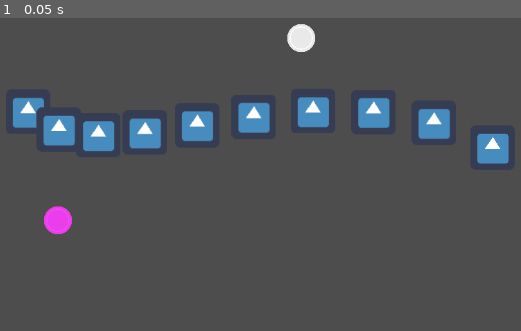
Above: before the commit, frame 1.
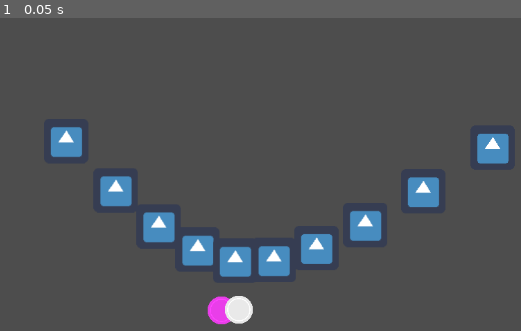
Above: after the commit, the same moment.

Repository: LettucePie/persephone
Game: Godot game, scene res://testing/bez_func.tscn
Two runs of this game, one before a commit and one after it. Both use one fixed random seed, a clock stepped at 60 frames per second and the inputs below. This scene is started directly instead of the project's main scene. The engine's default icon, where the game draws it, is replaced by a stand-in: a white triangle on a blue panel in a dark square.
Inputs:
- Up to frame 1 (0.05 s): no input

The runs differ from the first frame. In frame 1, 11% of the frame differs, in the area x 2-87%, y 1-99%.

Commit message:
Testing optimizations, probably going to dumb down the leafmaker

Diff:
--- a/design/leaf_area.gd
+++ b/design/leaf_area.gd
@@ -84,7 +84,7 @@
 
 
 func get_closest_central_point(pos : Vector2):
-	print("Searching for closest Central Point to pos: ", pos)
+#	print("Searching for closest Central Point to pos: ", pos)
 	if central_points.size() > 0:
 		var closest_point : Vector2 = central_points[0]["point"]
 		var compare_distance = get_window().get_size().length() * 2.0
@@ -93,7 +93,7 @@
 			if dist < compare_distance:
 				compare_distance = dist
 				closest_point = cen_point["point"]
-		print("Returning Central Point: ", closest_point)
+#		print("Returning Central Point: ", closest_point)
 		return closest_point
 
 
--- a/design/leafmaker_canvas.gd
+++ b/design/leafmaker_canvas.gd
@@ -535,13 +535,13 @@
 	leafpoint.visual_node.translate(relative)
 	if symmetry_mode:
 		if leafpoint.symmetry:
-			print("Moving Symm Pair")
+#			print("Moving Symm Pair")
 			var new_pos = leafpoint.visual_node.position
 			if leafpoint.side_a:
-				print("Side A")
+#				print("Side A")
 				new_pos.x = clamp(new_pos.x, 0, leaf_origin.position.x)
 			else:
-				print("Side B")
+#				print("Side B")
 				new_pos.x = clamp(new_pos.x, leaf_origin.position.x, screen_size.x)
 			var difference = leaf_origin.position.x - new_pos.x
 			var mirror_pos = new_pos
@@ -550,7 +550,7 @@
 			leafpoint.symmetry_pair.set_position(mirror_pos)
 			update_round_neighbors(leafpoint.symmetry_pair)
 		elif leafpoint.midpoint:
-			print("Moving Midpoint")
+#			print("Moving Midpoint")
 			leafpoint.visual_node.position.x = leaf_origin.position.x
 	leaf_curve.set_point_position(leafpoint.curve_index, leafpoint.visual_node.position)
 	update_round_neighbors(leafpoint)
@@ -586,7 +586,7 @@
 
 func map_leaf_veins():
 	vein_paths.clear()
-	print("Find Highest Point from Origin")
+#	print("Find Highest Point from Origin")
 	var baked_points = leaf_curve.get_baked_points()
 	var origin_pos : Vector2 = leaf_origin.position
 	var high_center = origin_pos
@@ -594,7 +594,7 @@
 		if bp.x > origin_pos.x - 3 and bp.x < origin_pos.x + 3:
 			if bp.y < high_center.y:
 				high_center = bp
-	print("Find Farthest Point from Origin")
+#	print("Find Farthest Point from Origin")
 	var farthest_point = leaf_points[0]
 	var farthest_dist = 0.0
 	for lp in leaf_points:
@@ -602,10 +602,10 @@
 		if dist_to_point > farthest_dist:
 			farthest_point = lp
 			farthest_dist = dist_to_point
-	print("Find Midpoints for origin to Highest, and Highest to Farthest")
+#	print("Find Midpoints for origin to Highest, and Highest to Farthest")
 	var midpoint_origin = origin_pos.lerp(high_center, 0.5)
 	var midpoint_farthest = farthest_point.visual_node.position.lerp(high_center, 0.5)
-	print("Interpolate Points")
+#	print("Interpolate Points")
 	var main_path : PackedVector2Array = []
 	for i in 10:
 		main_path.append(
@@ -622,7 +622,7 @@
 	vein_paths.clear()
 	var baked_points = leaf_curve.get_baked_points()
 	var origin_pos : Vector2 = leaf_origin.position
-	print("Find Farthest Point from Origin")
+#	print("Find Farthest Point from Origin")
 	var farthest_point = leaf_points[0]
 	var farthest_dist = 0.0
 	for lp in leaf_points:
@@ -630,7 +630,7 @@
 		if dist_to_point > farthest_dist:
 			farthest_point = lp
 			farthest_dist = dist_to_point
-	print("Build list of Central Points")
+#	print("Build list of Central Points")
 	## Crawl along straight light from Origin to Furthest
 	## Find closest Central Point and add to list
 	var point_steps : Array = []
@@ -640,12 +640,12 @@
 		var closest_cen_point = $Area2D.get_closest_central_point(percent_pos)
 		if !point_steps.has(closest_cen_point) and closest_cen_point != null:
 			point_steps.append(closest_cen_point)
-	print("Build the line, using point steps if necessary")
+#	print("Build the line, using point steps if necessary")
 	var main_path : PackedVector2Array = []
 	var control_1 = origin_pos.lerp(farthest_point.visual_node.position, 0.5)
 	var control_2 = control_1
 	if point_steps.size() > 0:
-		print("Point Steps are present, use them.")
+#		print("Point Steps are present, use them.")
 		if point_steps.size() < 2:
 			control_1 = point_steps[0]
 			control_2 = control_1
@@ -663,9 +663,9 @@
 				var section_b = range(midpoint + 1, point_steps.size() - 1)
 				## Get centroid of a and b, 0.5 lerp from a to mid, and b to mid
 				## use results of lerp for control_1 and 2
-			print("Excess point steps are available, truncate and average them out.")
+#			print("Excess point steps are available, truncate and average them out.")
 	else:
-		print("No point steps are available, resort to anchoring to closest grid point.")
+#		print("No point steps are available, resort to anchoring to closest grid point.")
 		var min_clamp = origin_pos
 		var max_clamp = farthest_point.visual_node.position
 		if origin_pos > max_clamp:
@@ -700,7 +700,7 @@
 		draw_leaf_veins()
 	else:
 		leaf_poly.visible = false
-		print("Leaf has too few points")
+#		print("Leaf has too few points")
 
 
 func update_leaf_shape():
@@ -719,7 +719,7 @@
 
 
 func draw_leaf_texture(points : PackedVector2Array):
-	print("Polygon UV Data works on a scale of the Texture!")
+#	print("Polygon UV Data works on a scale of the Texture!")
 	var count = points.size()
 	var colors : PackedColorArray = PackedColorArray()
 	var uvs : PackedVector2Array = PackedVector2Array()
--- a/testing/bez_func.tscn
+++ b/testing/bez_func.tscn
@@ -10,11 +10,11 @@
 
 [node name="control_1" type="Sprite2D" parent="."]
 modulate = Color(1, 0.266667, 1, 1)
-position = Vector2(173, 305)
+position = Vector2(409, 435)
 scale = Vector2(0.2, 0.2)
 texture = ExtResource("3_vmusl")
 
 [node name="control_2" type="Sprite2D" parent="."]
-position = Vector2(524, 42)
+position = Vector2(434, 434)
 scale = Vector2(0.2, 0.2)
 texture = ExtResource("3_vmusl")
--- /dev/null
+++ b/testing/perf_test_textures_v_polygons.gd
@@ -0,0 +1,28 @@
+extends Node2D
+
+@export var load_textures : bool = false
+@export var texture_scene : PackedScene
+@export var polygon_scene : PackedScene
+
+var scenes : Array
+
+# Called when the node enters the scene tree for the first time.
+func _ready():
+	var load_target = polygon_scene
+	if load_textures:
+		load_target = texture_scene
+	for x in range(1, 20):
+		for y in range(1, 20):
+			var pos = Vector2(
+				lerp(0, get_window().size.x, float(x) / 20),
+				lerp(0, get_window().size.y, float(y) / 20))
+			var new_child = load_target.instantiate()
+			new_child.position = pos
+			add_child(new_child)
+			scenes.append(new_child)
+
+
+# Called every frame. 'delta' is the elapsed time since the previous frame.
+func _process(delta):
+	for s in scenes:
+		s.rotate(randf_range(delta / 2, delta + delta))
--- /dev/null
+++ b/testing/perf_test_textures_v_polygons.tscn
@@ -0,0 +1,10 @@
+[gd_scene load_steps=4 format=3 uid="uid://2vbp4tsparpo"]
+
+[ext_resource type="Script" path="res://testing/perf_test_textures_v_polygons.gd" id="1_5gats"]
+[ext_resource type="PackedScene" uid="uid://c3ol7f6p5lrt1" path="res://testing/texture_test.tscn" id="2_00aa1"]
+[ext_resource type="PackedScene" uid="uid://ccydlsnabquhk" path="res://testing/polygon_test.tscn" id="3_44voj"]
+
+[node name="perf_test_textures_v_polygons" type="Node2D"]
+script = ExtResource("1_5gats")
+texture_scene = ExtResource("2_00aa1")
+polygon_scene = ExtResource("3_44voj")
--- /dev/null
+++ b/testing/polygon_test.tscn
@@ -0,0 +1,10 @@
+[gd_scene load_steps=2 format=3 uid="uid://ccydlsnabquhk"]
+
+[ext_resource type="Texture2D" uid="uid://dfrapqr50au6w" path="res://design/leaf_texture.png" id="1_rg5lk"]
+
+[node name="polygon_test" type="Node2D"]
+
+[node name="Polygon2D" type="Polygon2D" parent="."]
+texture = ExtResource("1_rg5lk")
+polygon = PackedVector2Array(1, 44, -16, 38, -31, 28, -31, 21, -17, 13, -32, 4, -14, -11, -32, -23, -17, -38, 9, -46, 30, -36, 13, -22, 42, -13, 57, -21, 70, -11, 50, 5, 38, 2, 27, 7, 32, 19, 66, 27, 72, 36, 64, 48, 35, 39, 21, 52)
+uv = PackedVector2Array(0, 0, 0, 1, 1, 1, 1, 0)
--- /dev/null
+++ b/testing/texture_test.tscn
@@ -0,0 +1,9 @@
+[gd_scene load_steps=2 format=3 uid="uid://c3ol7f6p5lrt1"]
+
+[ext_resource type="Texture2D" uid="uid://vul1juurijqf" path="res://design/leaf_icon.png" id="1_ulii1"]
+
+[node name="texture_test" type="Node2D"]
+
+[node name="Sprite2D" type="Sprite2D" parent="."]
+scale = Vector2(0.5, 0.5)
+texture = ExtResource("1_ulii1")
